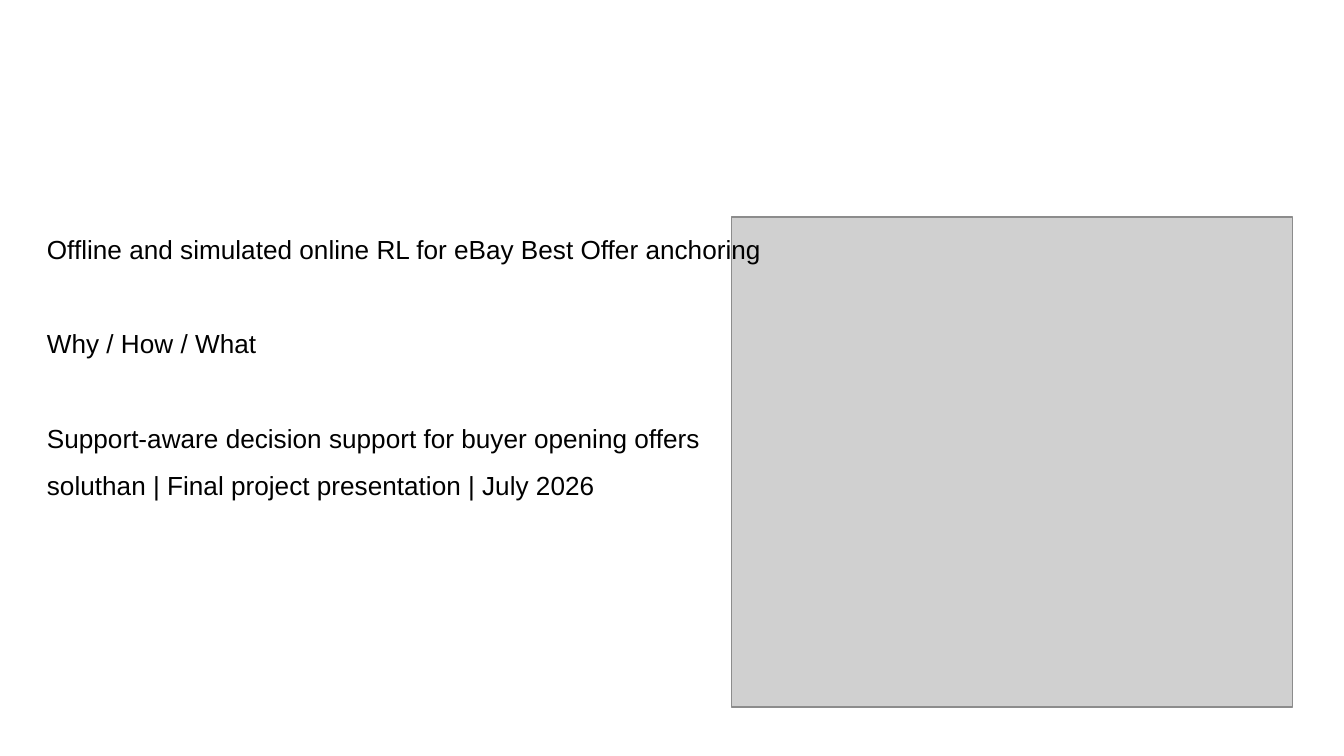
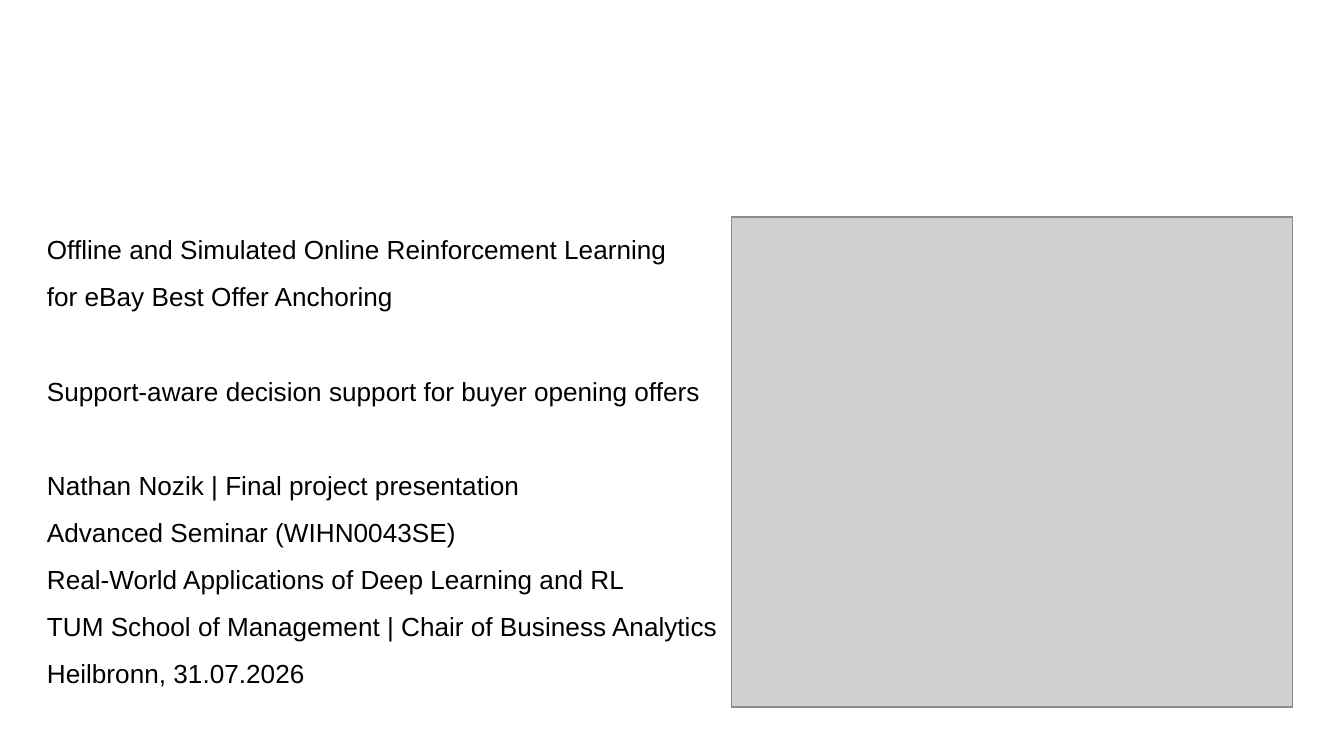
Before and after one commit to soluthan/ebay-anchoring-rl-final, a slide deck: slide 1 of report/ebay_anchoring_rl_presentation.pptx. Drawn at 1344x756 pixels with LibreOffice and Linux fonts; fonts in the diff are those of the drawing; grey boxes stand for pictures; background and template pictures are left out. Boxes give left, top, right and bottom in pixels: in the first picture for what was removed or moved away, otherwise in the second. Text is boxed around its words. In the diff, an @@ line names an element or a change of style, - is before the commit and + after.

```diff
--- a/report/ebay_anchoring_rl_presentation.pptx
+++ b/report/ebay_anchoring_rl_presentation.pptx
@@ text at (x1=47, y1=240, x2=666, y2=312): text changed @@
-Offline and simulated online RL for eBay Best Offer anchoring
-Why / How / What
+Offline and Simulated Online Reinforcement Learning
+for eBay Best Offer Anchoring
@@ text at (x1=47, y1=476, x2=717, y2=687): text changed @@
-soluthan | Final project presentation | July 2026
+Nathan Nozik | Final project presentation
+Advanced Seminar (WIHN0043SE)
+Real-World Applications of Deep Learning and RL
+TUM School of Management | Chair of Business Analytics
+Heilbronn, 31.07.2026
```
Also in this commit, not shown: 8 other slides changed, 3 slides added, 2 slides removed, 2 other files.
